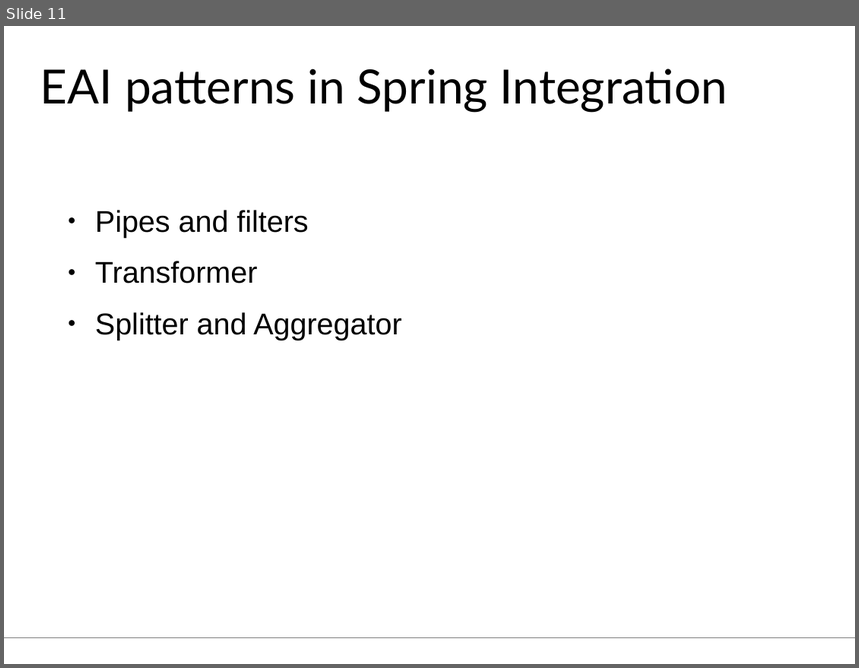
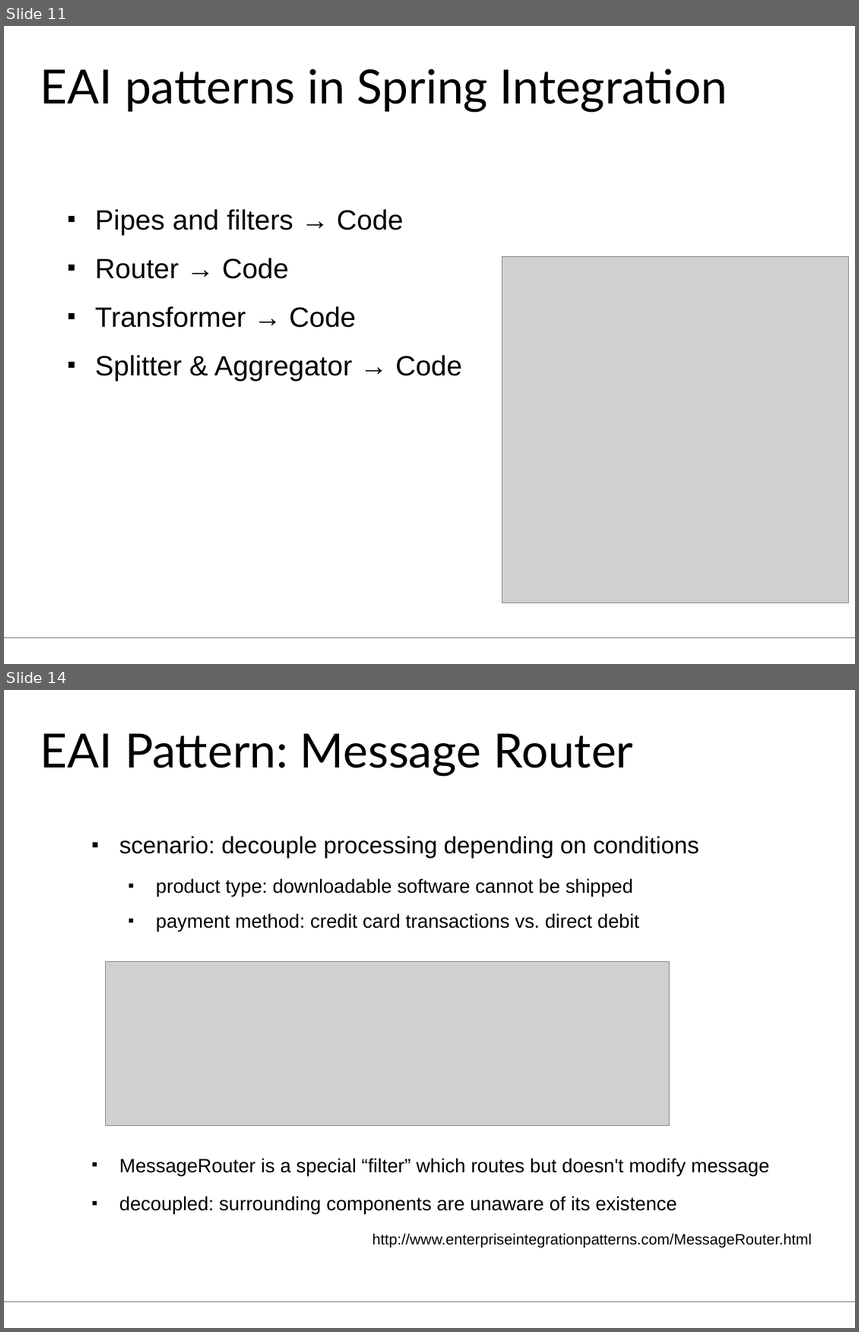
Before and after one commit to aheusingfeld/javaone2012, a slide deck: slides/eai-slides.odp. Shown one above the other, each under a label of ours: slide 11 before the commit, slides 11 and 14 after it; the slides between them are not shown. The pictures are 859x668 and 859x1332 pixels, drawn with LibreOffice and Linux fonts; fonts in the diff are those of the drawing; grey boxes stand for pictures. Boxes give left, top, right and bottom in pixels: in the first picture for what was removed or moved away, otherwise in the second. Text is boxed around its words. In the diff, an @@ line names an element or a change of style, - is before the commit and + after.

```diff
--- a/slides/eai-slides.odp
+++ b/slides/eai-slides.odp
@@ slide 14 added at <box>4,690,855,1328</box>, background #FFFFFF; not listed: 1 template element that a slide beside it also shows @@
@@ title added at <box>40,733,633,777</box>, 44 pt, text #000000 @@
+EAI Pattern: Message Router
@@ text added at <box>120,836,699,932</box>, 18 pt, text #000000 @@
+■ scenario: decouple processing depending on conditions
+  ■ product type: downloadable software cannot be shipped
+  ■ payment method: credit card transactions vs. direct debit
@@ picture added at <box>106,962,670,1126</box> @@
@@ text added at <box>120,1158,812,1248</box>, 18 pt, text #000000 @@
+■ MessageRouter is a special “filter” which routes but doesn't modify message
+■ decoupled: surrounding components are unaware of its existence
+http://www.enterpriseintegrationpatterns.com/MessageRouter.html
@@ slide 11 changed as well @@
@@ text at <box>95,209,462,382</box>: text changed; size 28 to 26 pt @@
-● Pipes and filters
-● Transformer
-● Splitter and Aggregator
+■ Pipes and filters → Code
+■ Router → Code
+■ Transformer → Code
+■ Splitter & Aggregator → Code
@@ picture added at <box>503,257,849,603</box> @@
```
Also in this commit, not shown: 12 other slides changed, 8 other slides added, 1 slide removed, 1 other file.
